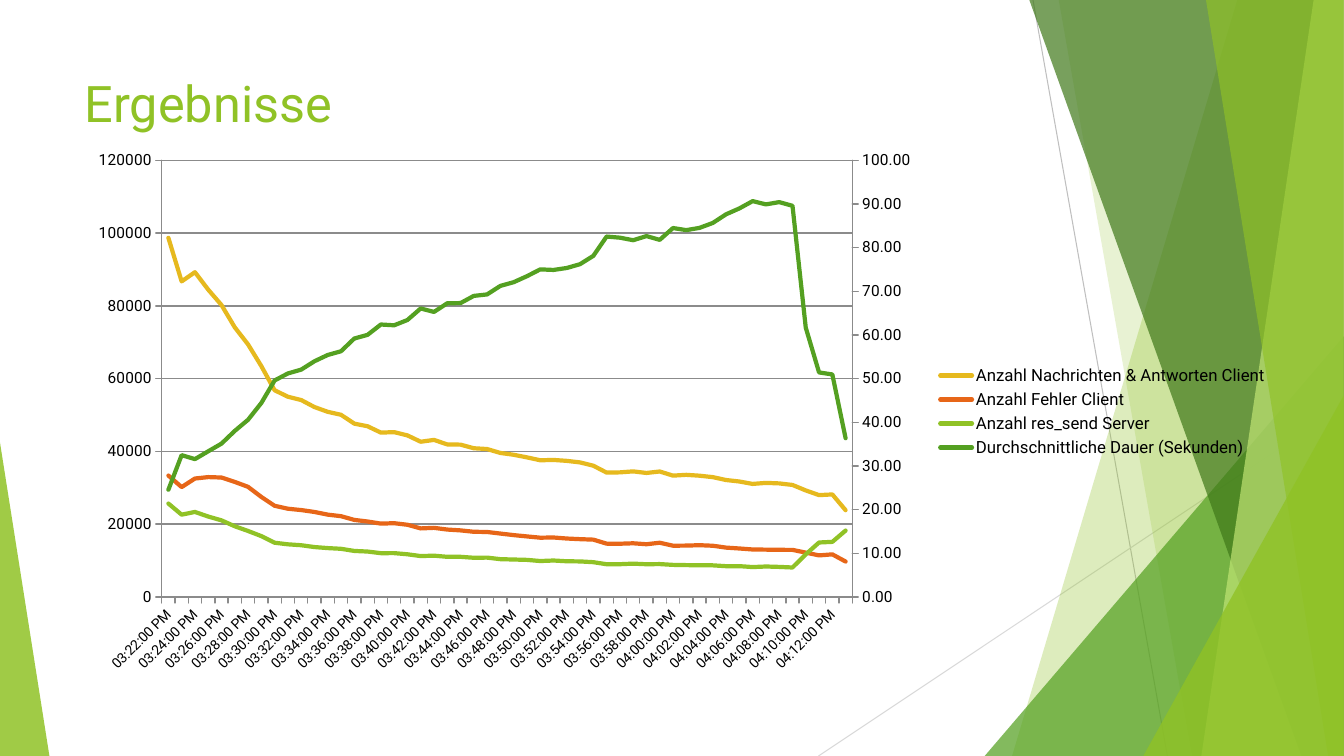
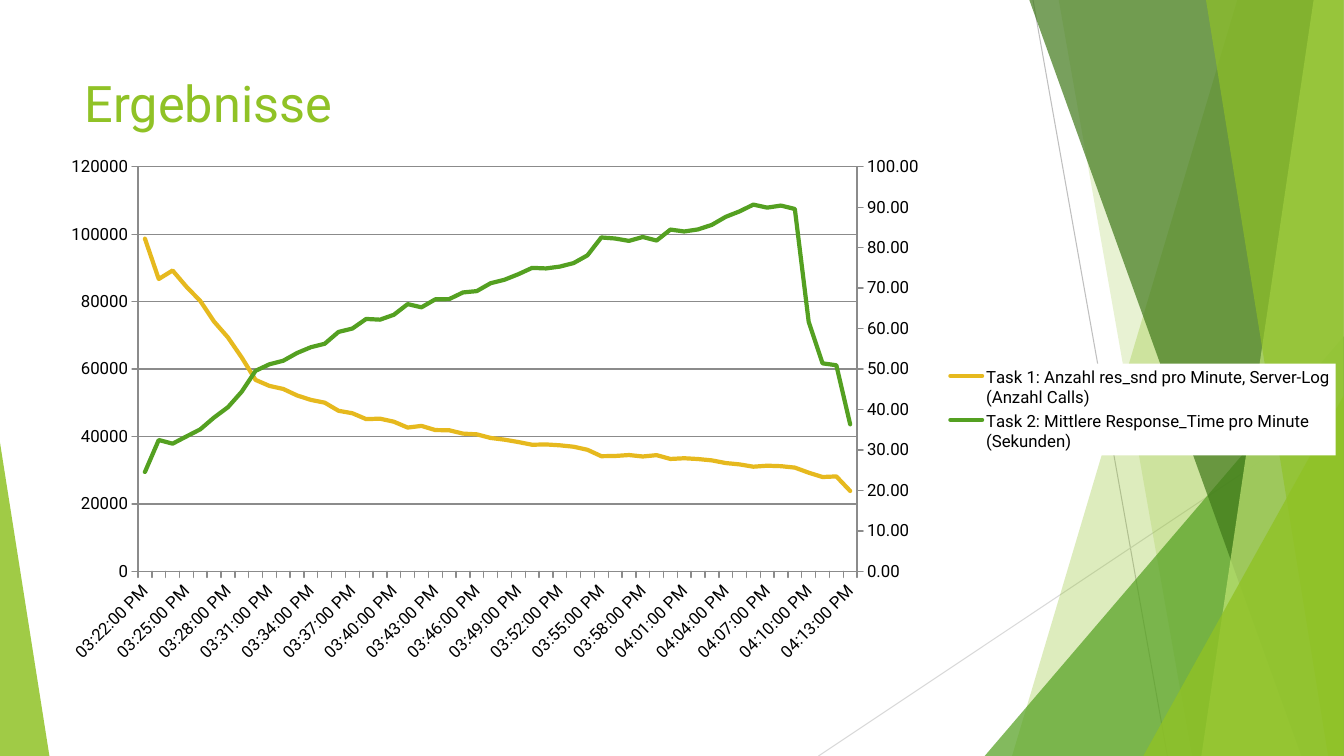
Before and after one commit to MarwinPhilips/ADMPython, a slide deck: slide 7 of 20170613 MapReduce Python.pptx (slide 4 before the commit). Drawn at 1344x756 pixels with LibreOffice and Linux fonts; fonts in the diff are those of the drawing. Boxes give left, top, right and bottom in pixels: in the first picture for what was removed or moved away, otherwise in the second. Text is boxed around its words. In the diff, an @@ line names an element or a change of style, - is before the commit and + after.

```diff
--- a/20170613 MapReduce Python.pptx
+++ b/20170613 MapReduce Python.pptx
@@ line chart at box(45, 146, 1344, 673) @@
-categories: 41937.64027777777, 41937.64097222222, 41937.64166666667, 41937.64236111111, 41937.64305555556, 41937.64375, 41937.64444444444, 41937.64513888889, 41937.64583333334, 41937.64652777777, 41937.64722222222, 41937.64791666667, 41937.64861111111, 41937.64930555555, 41937.65, 41937.65069444444, 41937.65138888889, 41937.65208333333, 41937.65277777778, 41937.65347222222, 41937.65416666667, 41937.65486111111, 41937.65555555555, 41937.65625, 41937.65694444444, 41937.65763888888, 41937.65833333333, 41937.65902777778, 41937.65972222222, 41937.66041666667, 41937.66111111111, 41937.66180555556, 41937.6625, 41937.66319444445, 41937.66388888889, 41937.66458333333, 41937.66527777778, 41937.66597222222, 41937.66666666666, 41937.66736111111, 41937.66805555556, 41937.66875, 41937.66944444444, 41937.6701388889, 41937.67083333333, 41937.67152777778, 41937.67222222222, 41937.67291666667, 41937.67361111111, 41937.67430555556, 41937.675, 41937.67569444444
+categories: 41937.640277777777, 41937.640972222223, 41937.64166666667, 41937.642361111109, 41937.643055555556, 41937.643750000003, 41937.644444444442, 41937.645138888889, 41937.645833333336, 41937.646527777775, 41937.647222222222, 41937.647916666669, 41937.648611111108, 41937.649305555555, 41937.65, 41937.650694444441, 41937.651388888888, 41937.652083333334, 41937.652777777781, 41937.65347222222, 41937.654166666667, 41937.654861111114, 41937.655555555553, 41937.65625, 41937.656944444447, 41937.657638888886, 41937.658333333333, 41937.65902777778, 41937.659722222219, 41937.660416666666, 41937.661111111112, 41937.661805555559, 41937.662499999999, 41937.663194444445, 41937.663888888892, 41937.664583333331, 41937.665277777778, 41937.665972222225, 41937.666666666664, 41937.667361111111, 41937.668055555558, 41937.668749999997, 41937.669444444444, 41937.670138888891, 41937.67083333333, 41937.671527777777, 41937.672222222223, 41937.67291666667, 41937.673611111109, 41937.674305555556, 41937.675000000003, 41937.675694444442
-Anzahl Nachrichten & Antworten Client: 99000, 87000, 89000, 84000, 80000, 74000, 69000, 63000, 57000, 55000, 54000, 52000, 51000, 50000, 48000, 47000, 45000, 45000, 44000, 43000, 43000, 42000, 42000, 41000, 41000, 40000, 39000, 38000, 38000, 38000, 37000, 37000, 36000, 34000, 34000, 35000, 34000, 34000, 33000, 34000, 33000, 33000, 32000, 32000, 31000, 31000, 31000, 31000, 29000, 28000, 28000, 24000
+Task 1: Anzahl res_snd pro Minute, Server-Log (Anzahl Calls): 99000, 87000, 89000, 84000, 80000, 74000, 69000, 63000, 57000, 55000, 54000, 52000, 51000, 50000, 48000, 47000, 45000, 45000, 44000, 43000, 43000, 42000, 42000, 41000, 41000, 40000, 39000, 38000, 38000, 38000, 37000, 37000, 36000, 34000, 34000, 35000, 34000, 34000, 33000, 34000, 33000, 33000, 32000, 32000, 31000, 31000, 31000, 31000, 29000, 28000, 28000, 24000
-Anzahl Fehler Client: 33000, 30000, 33000, 33000, 33000, 32000, 30000, 27000, 25000, 24000, 24000, 23000, 23000, 22000, 21000, 21000, 20000, 20000, 20000, 19000, 19000, 19000, 18000, 18000, 18000, 17000, 17000, 17000, 16000, 16000, 16000, 16000, 16000, 15000, 15000, 15000, 14000, 15000, 14000, 14000, 14000, 14000, 14000, 13000, 13000, 13000, 13000, 13000, 12000, 11000, 12000, 10000
+Task 2: Mittlere Response_Time pro Minute (Sekunden): 25, 32, 32, 33, 35, 38, 41, 44, 50, 51, 52, 54, 55, 56, 59, 60, 62, 62, 63, 66, 65, 67, 67, 69, 69, 71, 72, 73, 75, 75, 75, 76, 78, 83, 82, 82, 83, 82, 84, 84, 85, 86, 88, 89, 91, 90, 90, 90, 62, 51, 51, 36
@@ colour of Task 2: Mittlere Response_Time pro Minute (Sekunden) #E76618 to #54A021 @@
-Anzahl res_send Server: 26000, 23000, 23000, 22000, 21000, 19000, 18000, 17000, 15000, 14000, 14000, 14000, 13000, 13000, 13000, 12000, 12000, 12000, 12000, 11000, 11000, 11000, 11000, 11000, 11000, 10000, 10000, 10000, 10000, 10000, 10000, 10000, 10000, 9000, 9000, 9000, 9000, 9000, 9000, 9000, 9000, 9000, 8000, 8000, 8000, 8000, 8000, 8000, 12000, 15000, 15000, 18000
-Durchschnittliche Dauer (Sekunden): 25, 32, 32, 33, 35, 38, 41, 44, 50, 51, 52, 54, 55, 56, 59, 60, 62, 62, 63, 66, 65, 67, 67, 69, 69, 71, 72, 73, 75, 75, 75, 76, 78, 83, 82, 82, 83, 82, 84, 84, 85, 86, 88, 89, 91, 90, 90, 90, 62, 51, 51, 36
@@ legend changed @@
@@ value axis changed @@
@@ second value axis changed @@
@@ lettering changed @@
@@ line chart: place and size @@
-line chart at box(75, 140, 1279, 684)
+line chart at box(45, 146, 1344, 673)
```
Also in this commit, not shown: 1 other slide changed, 3 slides added, 1 slide removed, 3 other files.
